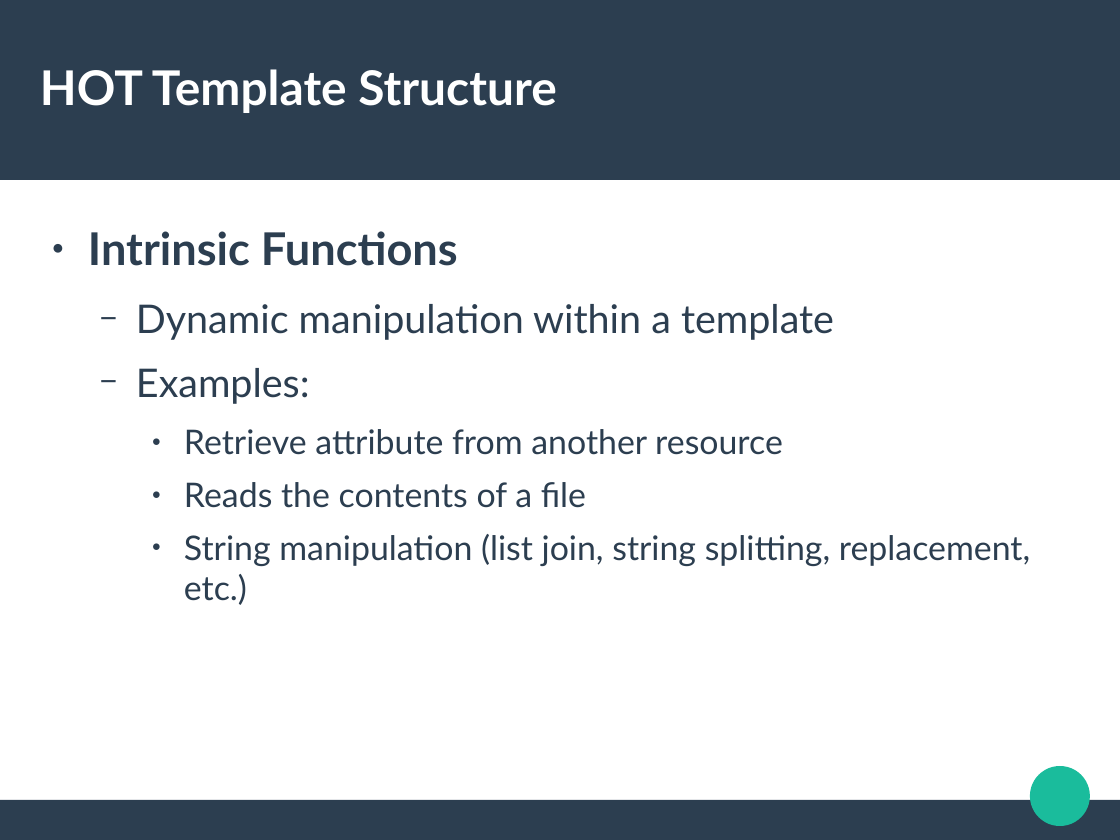
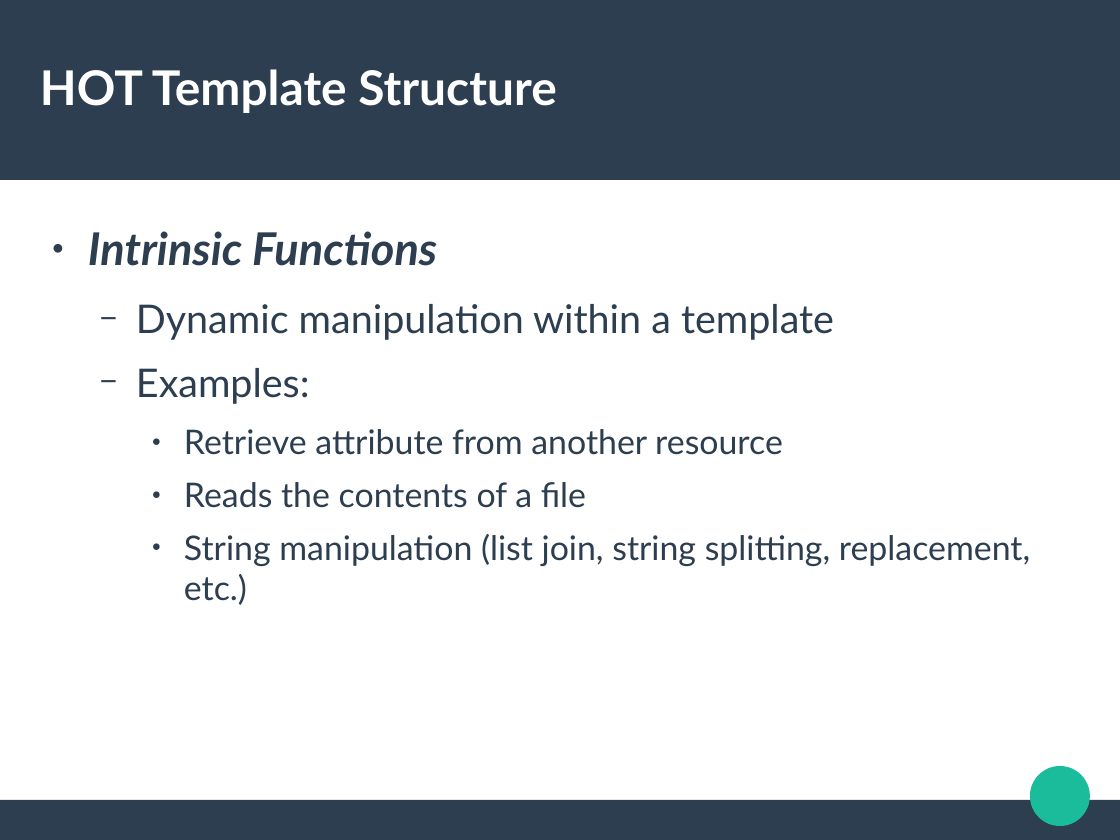
Before and after one commit to jdob/kukri, a slide deck: slide 15 of heat-templates/devconf-demo/devconf-2016.odp (slide 14 before the commit). Drawn at 1120x840 pixels with LibreOffice and Linux fonts; fonts in the diff are those of the drawing. Boxes give left, top, right and bottom in pixels: in the first picture for what was removed or moved away, otherwise in the second. Text is boxed around its words. In the diff, an @@ line names an element or a change of style, - is before the commit and + after.

```diff
--- a/heat-templates/devconf-demo/devconf-2016.odp
+++ b/heat-templates/devconf-demo/devconf-2016.odp
@@ text at [88, 231, 437, 266]: italic on in "Intrinsic Functions" @@
```
Also in this commit, not shown: 5 other slides changed, 1 slide added.
